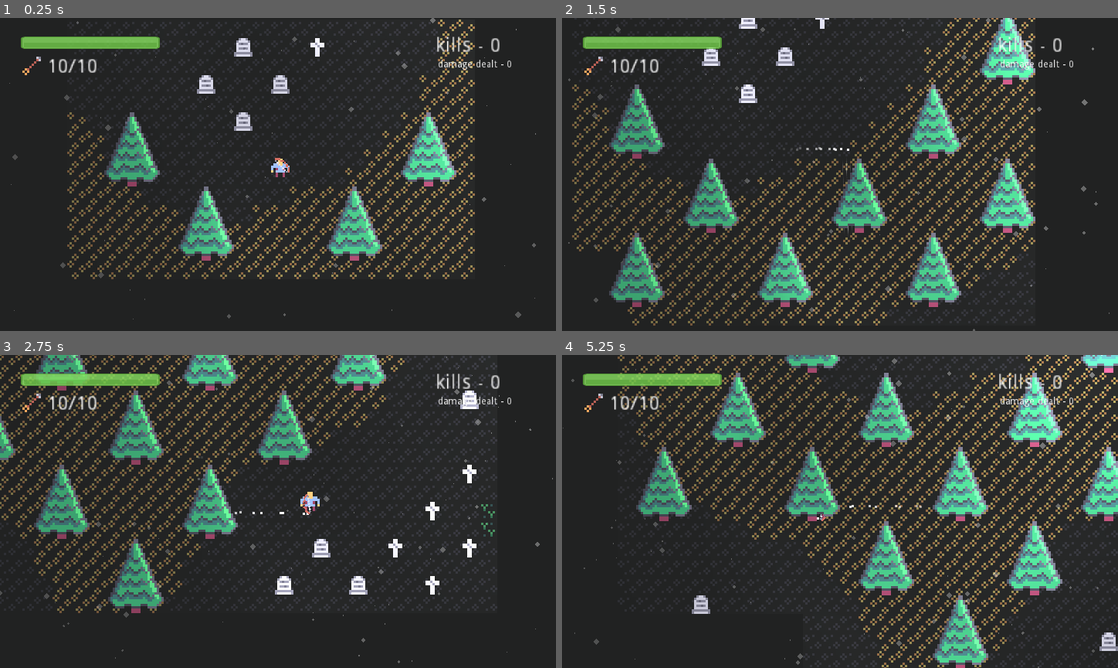
Above: before the commit, frames 1-4 (two rows, left to right).
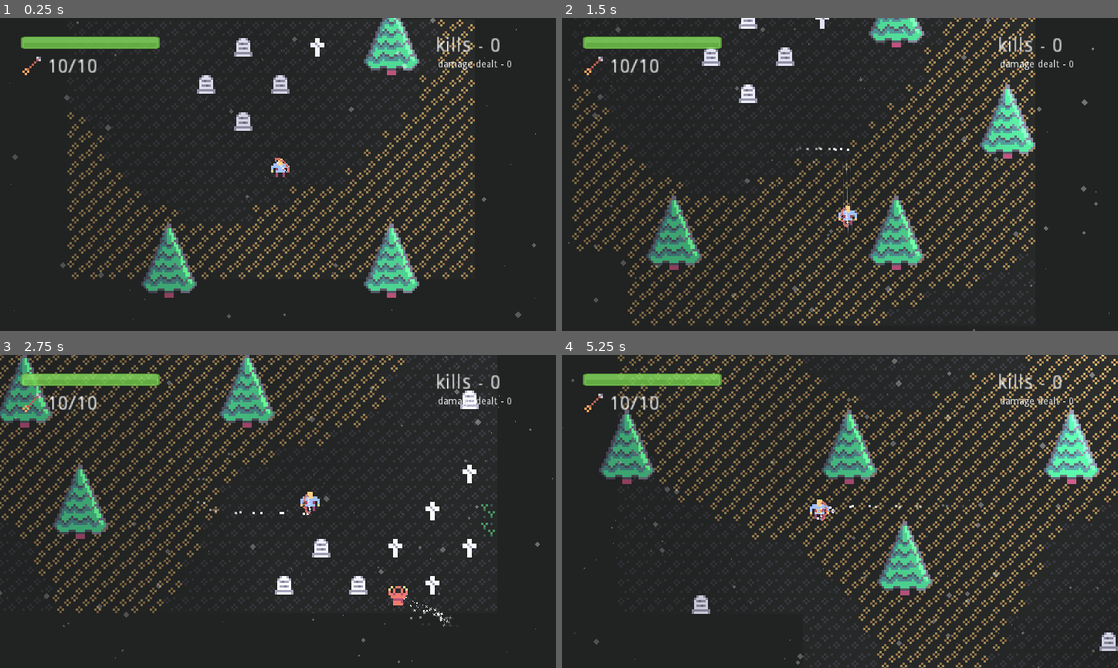
Above: after the commit, the same moments.

Repository: Ariorick/ArcherGame
Game: Godot game, scene res://src/Main.tscn
Same seed, same stepped clock (60 frames per second), same inputs: the game is played once before the commit and once after it.
Inputs (mouse positions are in pixels of both pictures, inside the frame that each line leads up to):
- Up to frame 1 (0.25 s): no input
- Up to frame 2 (1.5 s): move the mouse to (962, 158) at 0.52 s; hold Right (right) 0.53-1.28 s; click (962, 158) at 0.6 s; move the mouse to (728, 190) at 1.27 s; hold Down (down) from 1.28 s (still down); tap Space (dash) at 1.35 s
- Up to frame 3 (2.75 s): move the mouse to (333, 442) at 2.02 s; release Down (down) at 2.03 s; hold Right (right) from 2.03 s (still down); right-click (333, 442) at 2.1 s
- Up to frame 4 (5.25 s): move the mouse to (812, 574) at 2.77 s; release Right (right) at 2.78 s; hold Up (up) 2.78-3.53 s; click (812, 574) at 2.85 s; move the mouse to (1006, 558) at 3.52 s; hold Left (left) 3.53-5.03 s; tap Space (dash) at 3.6 s; move the mouse to (673, 464) at 4.27 s; right-click (673, 464) at 4.35 s; move the mouse to (867, 511) at 5.02 s; hold Down (down) from 5.03 s (still down); click (867, 511) at 5.1 s

The runs differ from the first frame. In frame 1, 8.8% of the frame differs, in the area x 18-83%, y 0-90%; in frame 2, 16%; in frame 3, 12%; in frame 4, 17%, in the area x 6-100%, y 0-100%.

Commit message:
added mage, refactored spawner

Diff:
--- a/project.godot
+++ b/project.godot
@@ -34,11 +34,36 @@
 "language": "GDScript",
 "path": "res://src/UI/Damage/FCT.gd"
 }, {
+"base": "EnemyAction",
+"class": "FlyAroundAction",
+"language": "GDScript",
+"path": "res://src/Enemy/Ghost/FlyAroundAction.gd"
+}, {
+"base": "EnemyAction",
+"class": "FollowAtDistanceTargetAction",
+"language": "GDScript",
+"path": "res://src/Enemy/Mage/FollowAtDistanceAction.gd"
+}, {
+"base": "EnemyAction",
+"class": "FollowTargetAction",
+"language": "GDScript",
+"path": "res://src/Enemy/Skelly/FollowTargetAction.gd"
+}, {
+"base": "EnemyBase",
+"class": "Ghost",
+"language": "GDScript",
+"path": "res://src/Enemy/Ghost/Ghost.gd"
+}, {
 "base": "Node2D",
 "class": "HealthManager",
 "language": "GDScript",
 "path": "res://src/Enemy/Base/HealthManager.gd"
 }, {
+"base": "EnemyBase",
+"class": "Mage",
+"language": "GDScript",
+"path": "res://src/Enemy/Mage/Mage.gd"
+}, {
 "base": "Node",
 "class": "ParticlesBundle",
 "language": "GDScript",
@@ -78,6 +103,11 @@
 "class": "Sensors",
 "language": "GDScript",
 "path": "res://src/Enemy/Base/Sensors.gd"
+}, {
+"base": "EnemyBase",
+"class": "Skelly",
+"language": "GDScript",
+"path": "res://src/Enemy/Skelly/Skelly.gd"
 } ]
 _global_script_class_icons={
 "Arrow": "",
@@ -85,7 +115,12 @@
 "EnemyAction": "",
 "EnemyBase": "",
 "FCT": "",
+"FlyAroundAction": "",
+"FollowAtDistanceTargetAction": "",
+"FollowTargetAction": "",
+"Ghost": "",
 "HealthManager": "",
+"Mage": "",
 "ParticlesBundle": "",
 "Player": "",
 "PlayerAction": "",
@@ -93,7 +128,8 @@
 "PlayerDashAction": "",
 "PlayerInput": "",
 "PlayerPullAction": "",
-"Sensors": ""
+"Sensors": "",
+"Skelly": ""
 }
 
 [application]
--- a/src/Enemy/Ghost/FlyAroundAction.gd
+++ b/src/Enemy/Ghost/FlyAroundAction.gd
@@ -1,4 +1,5 @@
 extends EnemyAction
+class_name FlyAroundAction
 
 const WALK_FORCE = 70
 var last_walk_force := Vector2.ZERO
--- a/src/Enemy/Ghost/Ghost.gd
+++ b/src/Enemy/Ghost/Ghost.gd
@@ -1,5 +1,5 @@
 extends EnemyBase
-
+class_name Ghost
 
 func _ready():
 	tag = "Ghost"
--- /dev/null
+++ b/src/Enemy/Mage/FollowAtDistanceAction.gd
@@ -0,0 +1,49 @@
+extends EnemyAction
+class_name FollowAtDistanceTargetAction
+
+const PREFERRED_DISTANCE = 60
+const TRESHOLD = 5
+const START_TRESHOLD = 15
+
+const WALK_FORCE = 100
+var last_walk_force := Vector2.ZERO
+
+# override this
+func want_to_start() -> bool:
+	return sensors.target != null and out_of_treshold(distance_to_target(), PREFERRED_DISTANCE, START_TRESHOLD)
+
+func perform():
+	body.add_force(Vector2.ZERO, -1 * last_walk_force)
+	last_walk_force = Vector2.ZERO
+
+	var direction = (sensors.target.global_position - body.global_position).normalized()
+	var corrected_direction = direction * sign(distance_to_target() - PREFERRED_DISTANCE)
+	var walk_force = corrected_direction * WALK_FORCE
+
+	if walk_force.length() > 0:
+		$AnimationPlayer.play("Walk")
+		$StepParticles.emitting = true
+
+	body.add_force(Vector2.ZERO, walk_force)
+	last_walk_force = walk_force
+
+func is_finished() -> bool:
+	return sensors.target == null or is_in_treshold(distance_to_target(), PREFERRED_DISTANCE, TRESHOLD)
+
+func is_interruptable() -> bool:
+	return true
+
+# override this
+func cancel():
+	body.add_force(Vector2.ZERO, -1 * last_walk_force)
+	last_walk_force = Vector2.ZERO
+	$StepParticles.emitting = false
+
+func is_in_treshold(value, compared_value, treshold) -> bool:
+	return value < compared_value + treshold or value > compared_value - treshold
+
+func out_of_treshold(value, compared_value, treshold) -> bool:
+	return value > compared_value + treshold or value < compared_value - treshold
+
+func distance_to_target() -> float:
+	return sensors.target.global_position.distance_to(body.global_position)
--- /dev/null
+++ b/src/Enemy/Mage/Mage.gd
@@ -0,0 +1,9 @@
+extends EnemyBase
+class_name Mage
+
+func _ready():
+	tag = "Mage"
+	set_hitpoints(500)
+	mass = 1
+	linear_damp = 3.0
+	damage_treshold = 50
--- /dev/null
+++ b/src/Enemy/Mage/Mage.tscn
@@ -0,0 +1,143 @@
+[gd_scene load_steps=21 format=2]
+
+[ext_resource path="res://src/Enemy/Base/EnemyBase.tscn" type="PackedScene" id=1]
+[ext_resource path="res://assets/Tiles/tile_0009.png" type="Texture" id=2]
+[ext_resource path="res://src/Enemy/Mage/Mage.gd" type="Script" id=3]
+[ext_resource path="res://assets/Animations/Walk.tres" type="Animation" id=4]
+[ext_resource path="res://assets/Particles/star_07.png" type="Texture" id=5]
+[ext_resource path="res://src/Enemy/Mage/FollowAtDistanceAction.gd" type="Script" id=6]
+[ext_resource path="res://src/Enemy/Base/ParticlesBundle.gd" type="Script" id=7]
+
+[sub_resource type="CircleShape2D" id=6]
+radius = 500.0
+
+[sub_resource type="CircleShape2D" id=7]
+radius = 12.7959
+
+[sub_resource type="Gradient" id=13]
+colors = PoolColorArray( 1, 1, 1, 1, 1, 1, 1, 0 )
+
+[sub_resource type="GradientTexture" id=14]
+gradient = SubResource( 13 )
+
+[sub_resource type="ParticlesMaterial" id=15]
+emission_shape = 2
+emission_box_extents = Vector3( 1, 0.3, 0 )
+flag_disable_z = true
+gravity = Vector3( 0, 0, 0 )
+orbit_velocity = 0.0
+orbit_velocity_random = 0.0
+color_ramp = SubResource( 14 )
+
+[sub_resource type="ParticlesMaterial" id=16]
+emission_shape = 2
+emission_box_extents = Vector3( 1, 0.3, 0 )
+flag_disable_z = true
+gravity = Vector3( 0, 0, 0 )
+orbit_velocity = 0.0
+orbit_velocity_random = 0.0
+color_ramp = SubResource( 14 )
+
+[sub_resource type="Gradient" id=1]
+offsets = PoolRealArray( 0.634058, 1 )
+colors = PoolColorArray( 1, 1, 1, 1, 1, 1, 1, 0 )
+
+[sub_resource type="GradientTexture" id=2]
+gradient = SubResource( 1 )
+
+[sub_resource type="Curve" id=3]
+_data = [ Vector2( 0, 0 ), 0.0, 0.0, 0, 0, Vector2( 0.114198, 0.522804 ), 0.0, 0.0, 0, 0, Vector2( 0.996914, 1 ), 0.0, 0.0, 0, 0 ]
+
+[sub_resource type="CurveTexture" id=4]
+curve = SubResource( 3 )
+
+[sub_resource type="ParticlesMaterial" id=5]
+resource_local_to_scene = true
+emission_shape = 1
+emission_sphere_radius = 2.0
+flag_disable_z = true
+gravity = Vector3( 0, -10, 0 )
+angular_velocity = 89.59
+orbit_velocity = 0.0
+orbit_velocity_random = 0.0
+scale = 0.01
+scale_curve = SubResource( 4 )
+color_ramp = SubResource( 2 )
+
+[sub_resource type="ConvexPolygonShape2D" id=9]
+points = PoolVector2Array( -1, -4, 1, -4, 1, -2, 3, -2, 3, -1, 4, -1, 4, 2, 2, 2, 2, 4, 1, 4, -2, 4, -2, 2, -4, 2, -4, -1, -3, -1, -3, -2, -1, -2 )
+
+[sub_resource type="RectangleShape2D" id=10]
+extents = Vector2( 3, 2 )
+
+[node name="Mage" instance=ExtResource( 1 )]
+collision_mask = 0
+script = ExtResource( 3 )
+
+[node name="CollisionShape2D" type="CollisionShape2D" parent="Brain/Sensors/Vision" index="0"]
+visible = false
+shape = SubResource( 6 )
+
+[node name="AttackRadius" parent="Brain/Sensors" index="1"]
+visible = false
+
+[node name="CollisionShape2D" type="CollisionShape2D" parent="Brain/Sensors/AttackRadius" index="0"]
+scale = Vector2( 3, 3 )
+shape = SubResource( 7 )
+
+[node name="FollowAtDistanceAction" type="Node2D" parent="Brain/Actions" index="0"]
+script = ExtResource( 6 )
+
+[node name="AnimationPlayer" type="AnimationPlayer" parent="Brain/Actions/FollowAtDistanceAction" index="0"]
+root_node = NodePath("../../../../Character")
+anims/Walk = ExtResource( 4 )
+
+[node name="StepParticles" type="Node2D" parent="Brain/Actions/FollowAtDistanceAction" index="1"]
+position = Vector2( 0, 5 )
+z_index = 5
+z_as_relative = false
+script = ExtResource( 7 )
+
+[node name="Left" type="Particles2D" parent="Brain/Actions/FollowAtDistanceAction/StepParticles" index="0"]
+position = Vector2( -1.5, 3 )
+emitting = false
+amount = 4
+lifetime = 0.5
+local_coords = false
+process_material = SubResource( 15 )
+
+[node name="Right" type="Particles2D" parent="Brain/Actions/FollowAtDistanceAction/StepParticles" index="1"]
+position = Vector2( 1.5, 3 )
+emitting = false
+amount = 4
+lifetime = 0.5
+local_coords = false
+process_material = SubResource( 16 )
+
+[node name="StepParticles" type="Particles2D" parent="Character/UnderCharacter" index="0"]
+show_behind_parent = true
+position = Vector2( 0, 4 )
+amount = 40
+randomness = 0.34
+local_coords = false
+process_material = SubResource( 5 )
+texture = ExtResource( 5 )
+
+[node name="CharacterBody" parent="Character" index="1"]
+modulate = Color( 1, 1, 1, 1 )
+collision_mask = 0
+
+[node name="Sprite" type="Sprite" parent="Character/CharacterBody" index="0"]
+position = Vector2( 0, 4 )
+texture = ExtResource( 2 )
+
+[node name="Hitbox" type="CollisionShape2D" parent="Character/CharacterBody" index="1"]
+visible = false
+position = Vector2( 0, 4 )
+shape = SubResource( 9 )
+
+[node name="MoveShape" type="CollisionShape2D" parent="." index="3"]
+visible = false
+modulate = Color( 1, 1, 1, 0.541176 )
+position = Vector2( 0, 8 )
+shape = SubResource( 10 )
--- a/src/Enemy/Skelly/FollowTargetAction.gd
+++ b/src/Enemy/Skelly/FollowTargetAction.gd
@@ -1,4 +1,5 @@
 extends EnemyAction
+class_name FollowTargetAction
 
 const WALK_FORCE = 500
 var last_walk_force := Vector2.ZERO
--- a/src/Enemy/Skelly/Skelly.gd
+++ b/src/Enemy/Skelly/Skelly.gd
@@ -1,5 +1,5 @@
 extends EnemyBase
-
+class_name Skelly
 
 func _ready():
 	tag = "Skelly"
--- a/src/GameManager/EnemySpawner.gd
+++ b/src/GameManager/EnemySpawner.gd
@@ -1,14 +1,29 @@
 extends Node2D
 
-const SPAWN_DISTANCE = 400
 const Skelly = preload("res://src/Enemy/Skelly/Skelly.tscn")
 const Ghost = preload("res://src/Enemy/Ghost/Ghost.tscn")
+const Mage = preload("res://src/Enemy/Mage/Mage.tscn")
+const SKELLY_CHANCE = 0
+const GHOST_CHANCE = 0
+const MAGE_CHANCE = 5
 
+const SPAWN_DISTANCE = 200
+const SPAWN_INTERVAL = 1
+
+var enemy_dict := {
+	Skelly: SKELLY_CHANCE,
+	Ghost: GHOST_CHANCE,
+	Mage: MAGE_CHANCE
+}
+var enemy_chance_sum: int
 var r = RandomNumberGenerator.new()
 onready var root = get_parent().get_parent()
 
 func _ready():
 	r.randomize()
+	$Timer.wait_time = SPAWN_INTERVAL
+	for chance in enemy_dict.values():
+		enemy_chance_sum += chance
 
 func _on_Timer_timeout():
 	var enemy = get_enemy()
@@ -16,13 +31,16 @@
 	enemy.global_position = global_position + get_randow_place()
 
 func get_enemy() -> EnemyBase:
-	var value = r.randf_range(0, 1)
-	var enemy: EnemyBase
-	if value < 0.2:
-		enemy = Skelly.instance()
-	else:
-		enemy = Ghost.instance()
-	return enemy
+	var value = r.randf_range(0, enemy_chance_sum)
+	var previous_chance := 0
+	for enemy in enemy_dict.keys():
+		var enemy_chance = enemy_dict[enemy]
+		var chance = value - previous_chance
+		if chance < enemy_chance:
+			return enemy.instance()
+		previous_chance += enemy_chance
+#	Something's broken if null is returned
+	return null
 
 func get_randow_place() -> Vector2:
 	return Vector2(0, SPAWN_DISTANCE).rotated(random_angle())
--- a/src/GameManager/EnemySpawner.tscn
+++ b/src/GameManager/EnemySpawner.tscn
@@ -6,6 +6,5 @@
 script = ExtResource( 1 )
 
 [node name="Timer" type="Timer" parent="."]
-wait_time = 10.0
 autostart = true
 [connection signal="timeout" from="Timer" to="." method="_on_Timer_timeout"]
--- a/src/Level/World.gd
+++ b/src/Level/World.gd
@@ -57,8 +57,8 @@
 
 func make_trees_map(x, y, value, value2):
 	if value > TREE_CAP:
-		var xmod = int(abs(x + int(abs(y)) % 8)) % 8
-		var ymod = int(abs(y)) % 4
+		var xmod = int(abs(x + int(abs(y)) % 9)) % 12
+		var ymod = int(abs(y)) % 6
 		var can_place = xmod + ymod == 0
 		if can_place:
 			create_tree_at(x, y)
Not shown, changed: src/.DS_Store
Not shown, added: src/Enemy/.DS_Store
